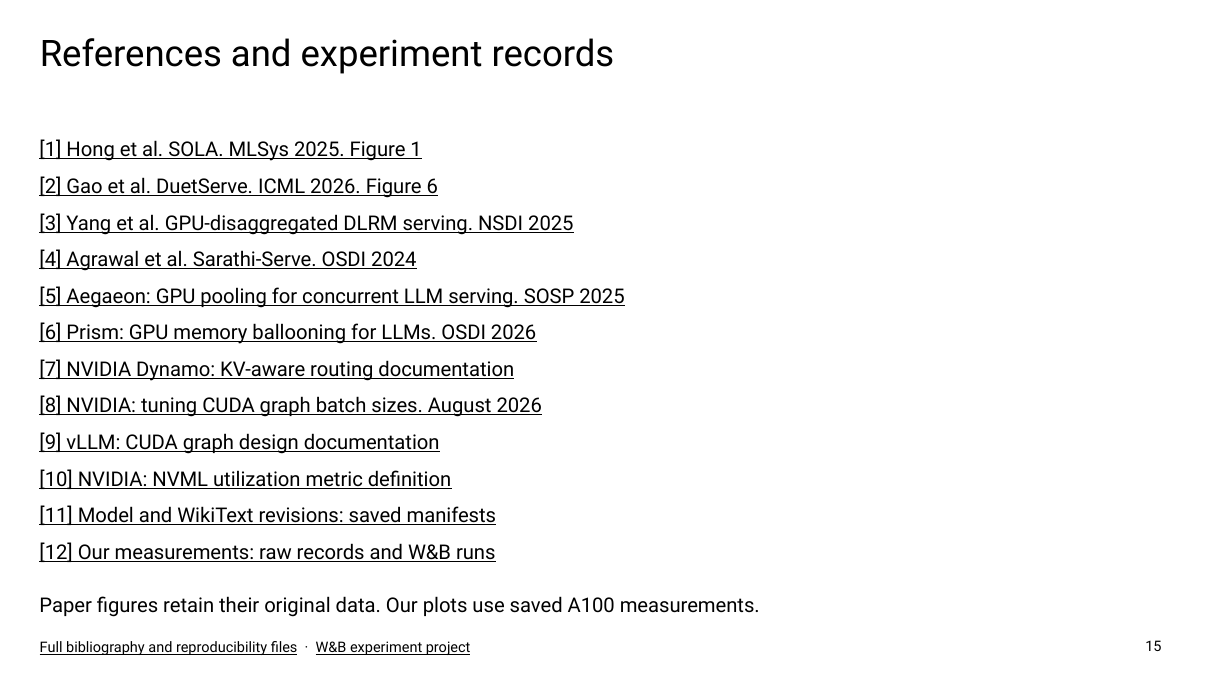
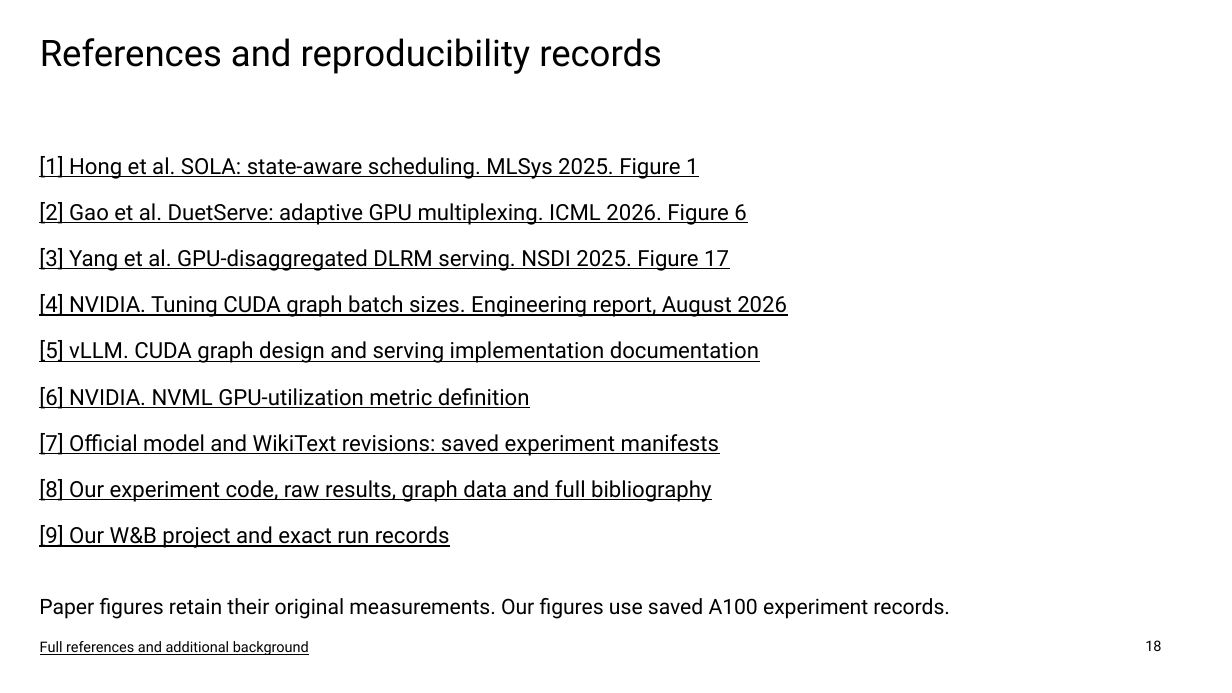
Before and after one commit to nileshsarkar-ai/Inference-Optimization, a slide deck: slide 18 of Inference_Optimization_Final.pptx (slide 15 before the commit). Drawn at 1232x693 pixels with LibreOffice and Linux fonts; fonts in the diff are those of the drawing. Boxes give left, top, right and bottom in pixels: in the first picture for what was removed or moved away, otherwise in the second. Text is boxed around its words. In the diff, an @@ line names an element or a change of style, - is before the commit and + after.

```diff
--- a/Inference_Optimization_Final.pptx
+++ b/Inference_Optimization_Final.pptx
@@ title at [40,38,662,74]: text changed @@
-References and experiment records
+References and reproducibility records
@@ text at [39,156,698,179]: text changed; size 15.8 to 17.2 pt @@
-[1] Hong et al. SOLA. MLSys 2025. Figure 1
+[1] Hong et al. SOLA: state-aware scheduling. MLSys 2025. Figure 1
@@ text at [39,202,746,225]: text changed; size 15.8 to 17.2 pt @@
-[2] Gao et al. DuetServe. ICML 2026. Figure 6
+[2] Gao et al. DuetServe: adaptive GPU multiplexing. ICML 2026. Figure 6
@@ text at [39,248,729,271]: text changed; size 15.8 to 17.2 pt @@
-[3] Yang et al. GPU-disaggregated DLRM serving. NSDI 2025
+[3] Yang et al. GPU-disaggregated DLRM serving. NSDI 2025. Figure 17
@@ text removed at [39,249,416,271] @@
-[4] Agrawal et al. Sarathi-Serve. OSDI 2024
@@ text at [39,294,787,317]: text changed; size 15.8 to 17.2 pt @@
-[8] NVIDIA: tuning CUDA graph batch sizes. August 2026
+[4] NVIDIA. Tuning CUDA graph batch sizes. Engineering report, August 2026
@@ text removed at [39,286,624,308] @@
-[5] Aegaeon: GPU pooling for concurrent LLM serving. SOSP 2025
@@ text removed at [39,322,536,344] @@
-[6] Prism: GPU memory ballooning for LLMs. OSDI 2026
@@ text at [39,340,759,363]: text changed; size 15.8 to 17.2 pt @@
-[9] vLLM: CUDA graph design documentation
+[5] vLLM. CUDA graph design and serving implementation documentation
@@ text removed at [39,359,514,381] @@
-[7] NVIDIA Dynamo: KV-aware routing documentation
@@ text at [39,387,530,409]: text changed; size 15.8 to 17.2 pt @@
-[10] NVIDIA: NVML utilization metric definition
+[6] NVIDIA. NVML GPU-utilization metric definition
@@ text at [39,433,719,456]: text changed; size 15.8 to 17.2 pt @@
-[11] Model and WikiText revisions: saved manifests
+[7] Official model and WikiText revisions: saved experiment manifests
@@ text added at [39,479,711,502], 17.2 pt, text #000000, underline @@
+[8] Our experiment code, raw results, graph data and full bibliography
@@ text at [39,525,450,548]: text changed; size 15.8 to 17.2 pt @@
-[12] Our measurements: raw records and W&B runs
+[9] Our W&B project and exact run records
@@ text at [39,598,950,619]: text changed; size 15.8 to 16.5 pt @@
-Paper figures retain their original data. Our plots use saved A100 measurements.
+Paper figures retain their original measurements. Our figures use saved A100 experiment records.
@@ text at [40,641,309,655]: text changed @@
-Full bibliography and reproducibility files · W&B experiment project
+Full references and additional background
@@ page number at [1145,640,1161,651]: text changed @@
-15
+18
```
Also in this commit, not shown: 7 other slides changed, 10 slides added, 7 slides removed, 18 other files.
